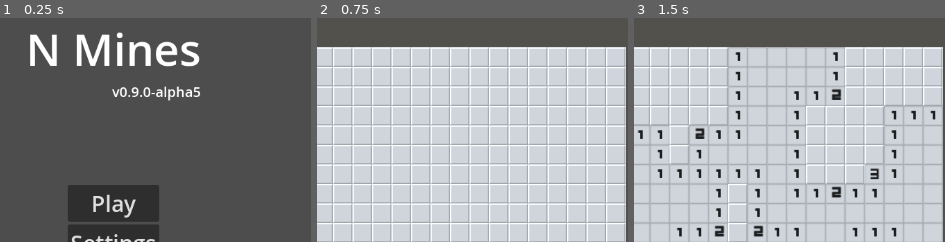
Above: before the commit, frames 1-3 (left to right).
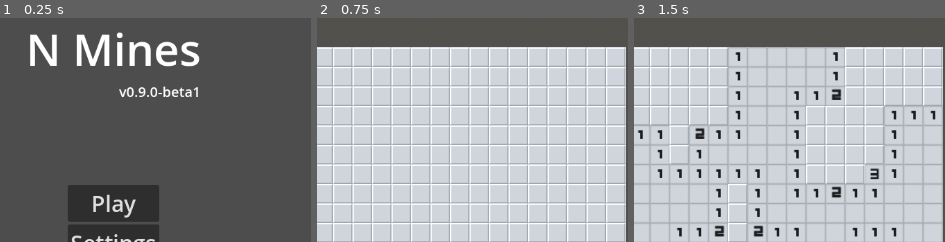
Above: after the commit, the same moments.

Repository: Enn3Developer/n_minesweeper
Game: Godot game, scene res://scenes/menu.tscn
Two runs of this game, one before a commit and one after it. Both use one fixed random seed, a clock stepped at 60 frames per second and the inputs below.
Inputs (mouse positions are % of the whole screen's width and height, from its top left):
- Up to frame 1 (0.25 s): no input
- Up to frame 2 (0.75 s): click "Play" at 0.5 s
- Up to frame 3 (1.5 s): tap Enter at 1.25 s; move the mouse to (89, 45) at 1.27 s; hold . (multi_swipe_down_right) from 1.28 s (still down); hold Middle mouse button (multi_touch) from 1.28 s (still down); click (89, 45) at 1.42 s
The pictures show only the part of the screen within x 42-92%, y 0-50%; the shares and areas given below are measured in that part.

The runs differ from the first frame. In frame 1, 0.8% of the frame differs, in the area x 36-65%, y 30-38%; in frame 2, nothing differs; in frame 3, nothing differs.

Commit message:
bumped version

Diff:
--- a/project.godot
+++ b/project.godot
@@ -11,7 +11,7 @@
 [application]
 
 config/name="N Mines"
-config/version="0.9.0-alpha5"
+config/version="0.9.0-beta1"
 run/main_scene="res://scenes/menu.tscn"
 config/features=PackedStringArray("4.3", "GL Compatibility")
 run/low_processor_mode=true
